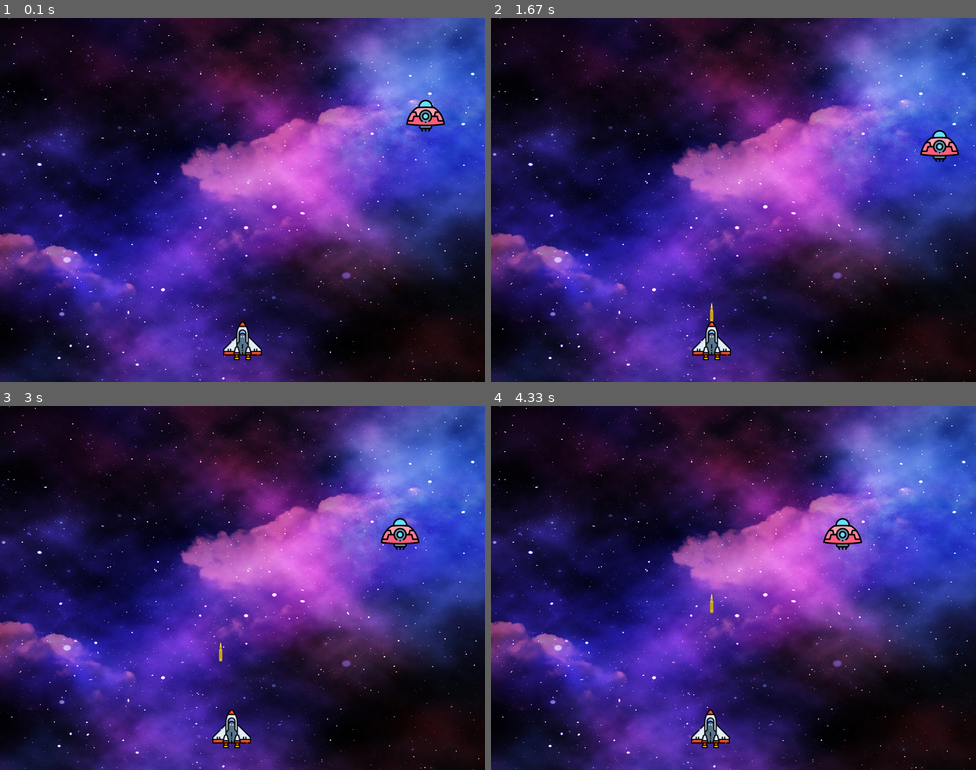
Above: before the commit, frames 1-4 (two rows, left to right).
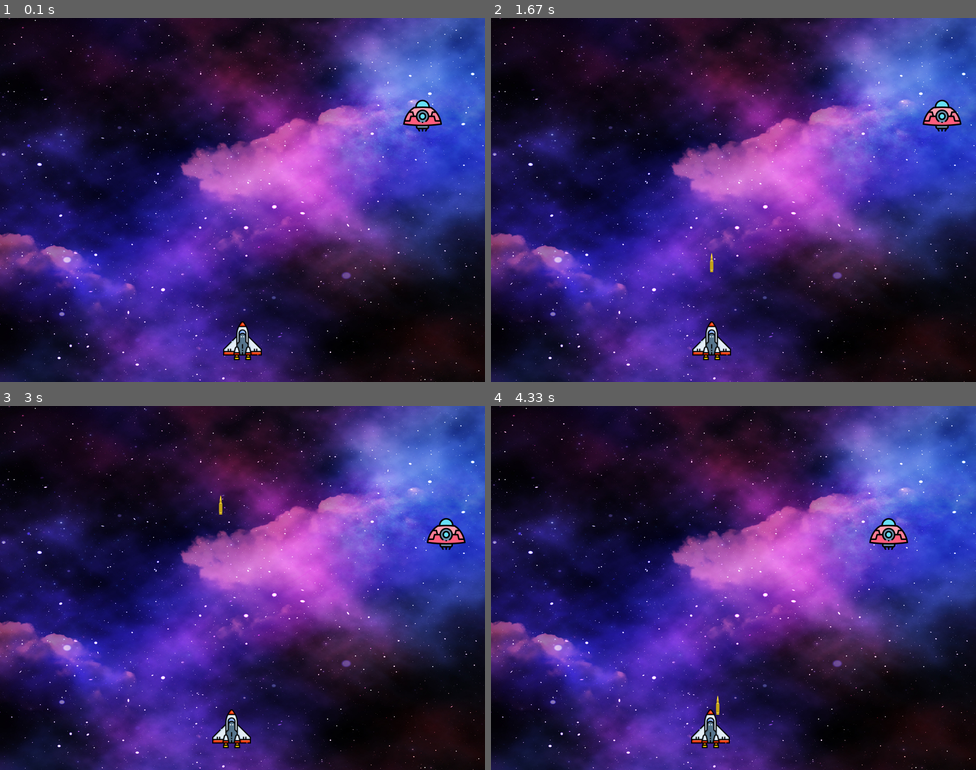
Above: after the commit, the same moments.

Repository: AlexArce2000/juego-invasion-espacial-pygame
Game: pygame game, started from invacion.py
The game is run twice, just before and just after one commit, with the same random seed, the same clock (stepped at 60 frames per second) and the same inputs.
Inputs:
- Up to frame 1 (0.1 s): no input
- Up to frame 2 (1.67 s): hold Left 0.33-0.87 s; hold Left 0.9-1.3 s; tap Space at 0.97, 1.27, 1.4 s; hold Right from 1.33 s (still down)
- Up to frame 3 (3 s): tap Space at 1.7, 2.07, 2.37, 2.57, 2.87 s; release Right at 1.97 s; hold Left 2-2.47 s; hold Right 2.5-2.97 s
- Up to frame 4 (4.33 s): hold Right 3-3.47 s; tap Space at 3.07, 3.37, 3.57, 3.87, 4.13 s; hold Left 3.5-4.03 s; hold Left from 4.07 s (still down)

The runs differ from the first frame. In frame 1, 0.3% of the frame differs, in the area x 83-92%, y 22-32%; in frame 2, 0.9%; in frame 3, 0.9%; in frame 4, 0.9%, in the area x 45-86%, y 30-85%.

Commit message:
feat: colisiones

Diff:
--- a/invacion.py
+++ b/invacion.py
@@ -1,6 +1,6 @@
 import pygame
 import random
-
+import math
 pygame.init() # inicializar pygame
 
 # crear la pantalla
@@ -34,7 +34,7 @@
 img_enemigo = pygame.image.load("images/enemigo.png")
 enemigo_x = random.randint(0, 736)
 enemigo_y = random.randint(50, 200)
-enemigo_x_cambio = 1
+enemigo_x_cambio = 0.5
 enemigo_y_cambio = 50
 
 # Variable de la bala
@@ -42,10 +42,11 @@
 bala_x = 0
 bala_y = 500
 bala_x_cambio = 0
-bala_y_cambio = 1
+bala_y_cambio = 3
 bala_visible = False
 
-
+# puntaje
+puntaje = 0
 
 #Funcion jugador
 def jugador(x,y):
@@ -61,7 +62,13 @@
     bala_visible=True
     pantalla.blit(img_bala, (x+16,y+10))
 
-
+# función detectar colisiones
+def hay_colision(x_1, y_1, x_2, y_2):
+    distancia = math.sqrt(math.pow(x_2-x_1,2)+math.pow(y_2-y_1,2)) #distancia entre dos puntos
+    if distancia < 27:
+        return True
+    else:
+        return False
 #Loop del juego
 se_ejecuta = True
 while se_ejecuta == True :
@@ -116,6 +123,15 @@
         disparar_bala(bala_x,bala_y)
         bala_y -= bala_y_cambio
 
+    # colisión
+    colision = hay_colision(enemigo_x, enemigo_y, bala_x, bala_y)
+    if colision:
+        bala_y=500
+        bala_visible= False
+        puntaje +=1
+        print(puntaje)
+        enemigo_x = random.randint(0, 736)
+        enemigo_y = random.randint(50, 200)
     jugador(jugador_x,jugador_y) # pintar jugador
     enemigo(enemigo_x,enemigo_y)
 
Not shown, removed: images/13.1 Distancia entre dos puntos.pdf
